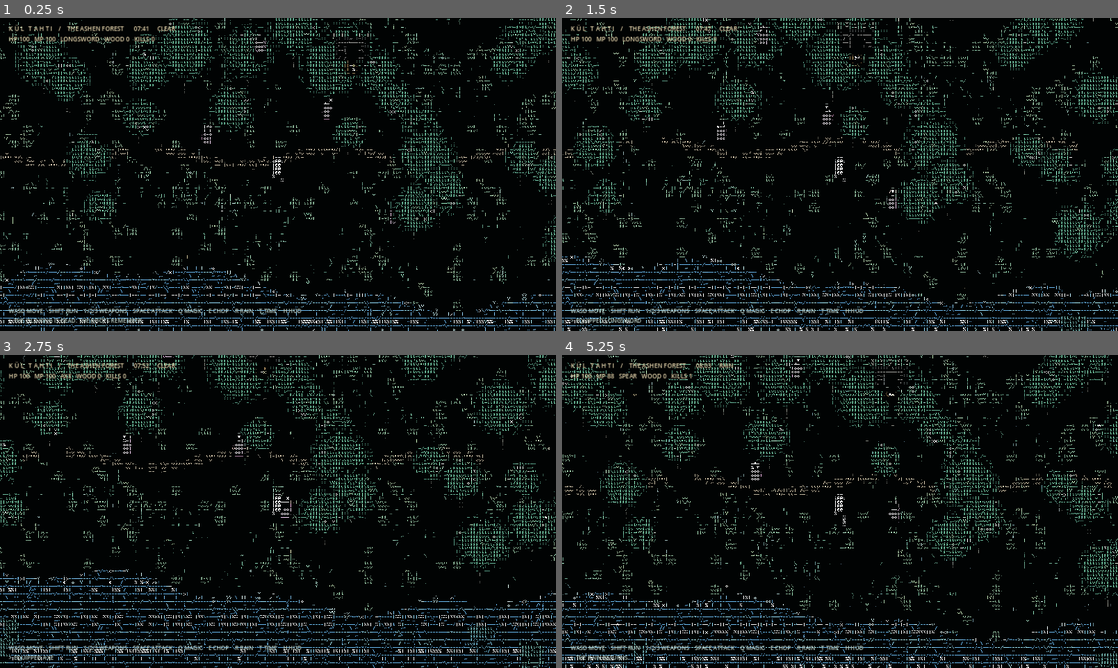
Above: before the commit, frames 1-4 (two rows, left to right).
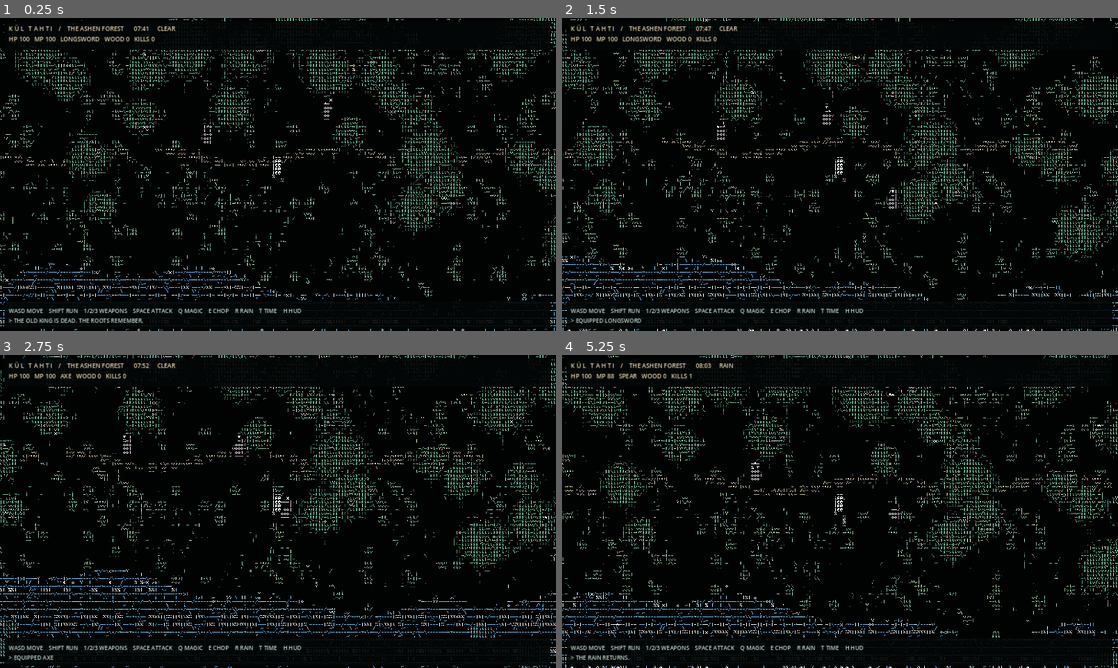
Above: after the commit, the same moments.

Repository: furkhans4o4-create/KUL-TAHTI
Game: Godot game, scene res://scenes/main.tscn
Same seed, same stepped clock (60 frames per second), same inputs: the game is played once before the commit and once after it.
Inputs:
- Up to frame 1 (0.25 s): no input
- Up to frame 2 (1.5 s): tap Enter at 0.5 s; hold D 0.53-1.28 s; hold Shift 0.53-1.28 s; tap Space at 0.77 s; hold S from 1.28 s (still down); tap 1 at 1.35 s
- Up to frame 3 (2.75 s): tap Space at 1.52 s; release S at 2.03 s; hold D from 2.03 s (still down); tap 2 at 2.1 s
- Up to frame 4 (5.25 s): release D at 2.78 s; hold W 2.78-3.53 s; tap 3 at 2.85 s; tap Space at 3.02, 3.77, 4.52 s; hold A 3.53-5.03 s; tap Q at 3.6 s; tap E at 4.35 s; hold S from 5.03 s (still down); tap R at 5.1 s

The runs differ from the first frame. In frame 1, 1.7% of the frame differs, in the area x 0-99%, y 1-100%; in frame 2, 1.8%; in frame 3, 1.8%; in frame 4, 1.9%.

Commit message:
Keep HUD readable over high-contrast ASCII water and foliage

Diff:
--- a/scripts/main.gd
+++ b/scripts/main.gd
@@ -8,6 +8,8 @@
 var screen: TextureRect
 var top_label: Label
 var bottom_label: Label
+var header_background: ColorRect
+var footer_background: ColorRect
 var effect: ShaderMaterial
 var ui_visible := true
 
@@ -32,6 +34,14 @@
     effect.set_shader_parameter("atlas_tex", FONT_ATLAS.new().make_texture())
     screen.material = effect
     add_child(screen)
+    header_background = ColorRect.new()
+    header_background.color = Color(0.012, 0.025, 0.024, 0.91)
+    header_background.mouse_filter = Control.MOUSE_FILTER_IGNORE
+    add_child(header_background)
+    footer_background = ColorRect.new()
+    footer_background.color = Color(0.012, 0.025, 0.024, 0.91)
+    footer_background.mouse_filter = Control.MOUSE_FILTER_IGNORE
+    add_child(footer_background)
     top_label = Label.new()
     top_label.add_theme_font_size_override("font_size", 14)
     top_label.add_theme_color_override("font_color", Color("e5d5ac"))
@@ -52,10 +62,18 @@
     effect.set_shader_parameter("glyph_grid", Vector2(maxf(100.0,s.x/6.6),maxf(64.0,s.y/8.8)))
     if bottom_label != null:
         bottom_label.position = Vector2(20,s.y-56.0)
+    if header_background != null:
+        header_background.position = Vector2(12, 10)
+        header_background.size = Vector2(s.x-24.0, 64)
+    if footer_background != null:
+        footer_background.position = Vector2(12, s.y-68.0)
+        footer_background.size = Vector2(s.x-24.0, 64)
 
 func _process(_dt: float) -> void:
     top_label.visible = ui_visible
     bottom_label.visible = ui_visible
+    header_background.visible = ui_visible
+    footer_background.visible = ui_visible
     var hours: int = int(forest.day_time * 24.0)
     var minutes: int = int(fposmod(forest.day_time * 24.0,1.0)*60.0)
     top_label.text = "K Ü L   T A H T I    /    THE ASHEN FOREST      %02d:%02d     %s\nHP %d   MP %d   %s   WOOD %d   KILLS %d" % [hours, minutes, "RAIN" if forest.rain else "CLEAR", int(forest.hp),int(forest.mp),forest.weapon_names[forest.weapon],forest.wood,forest.kills]
